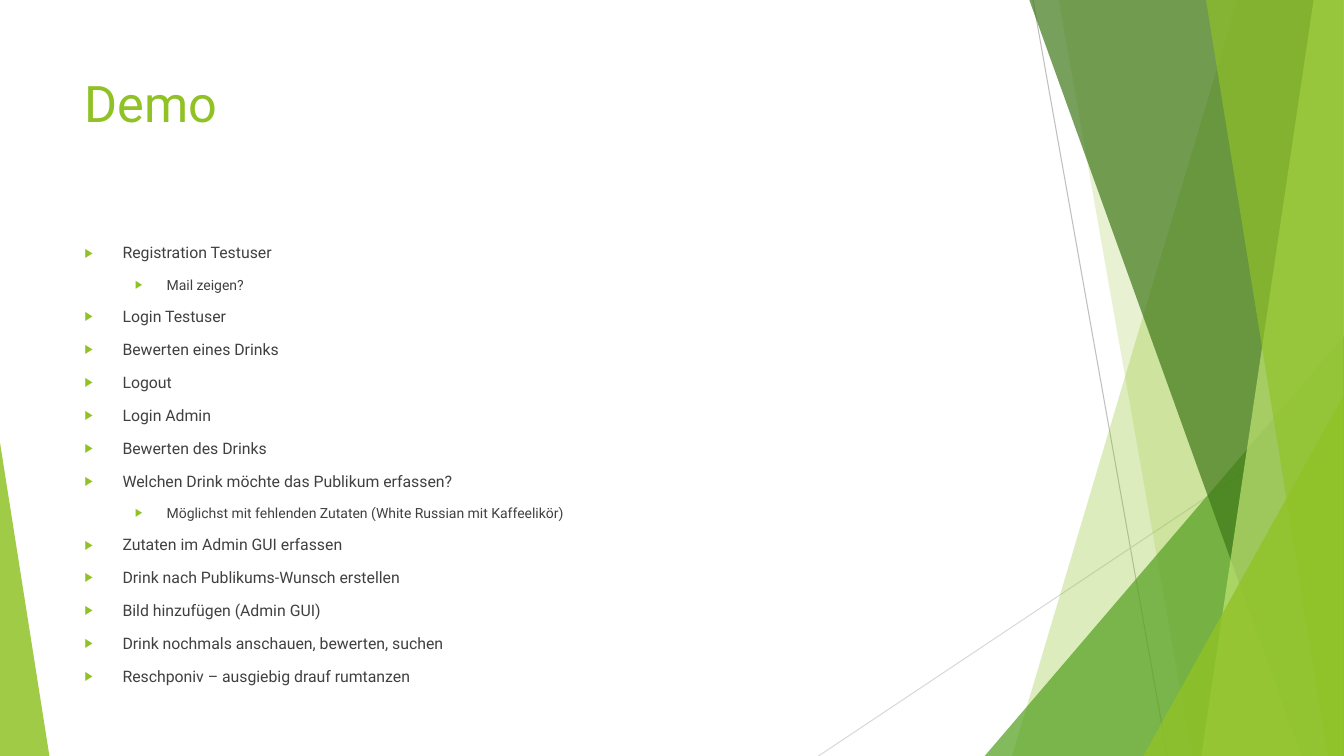
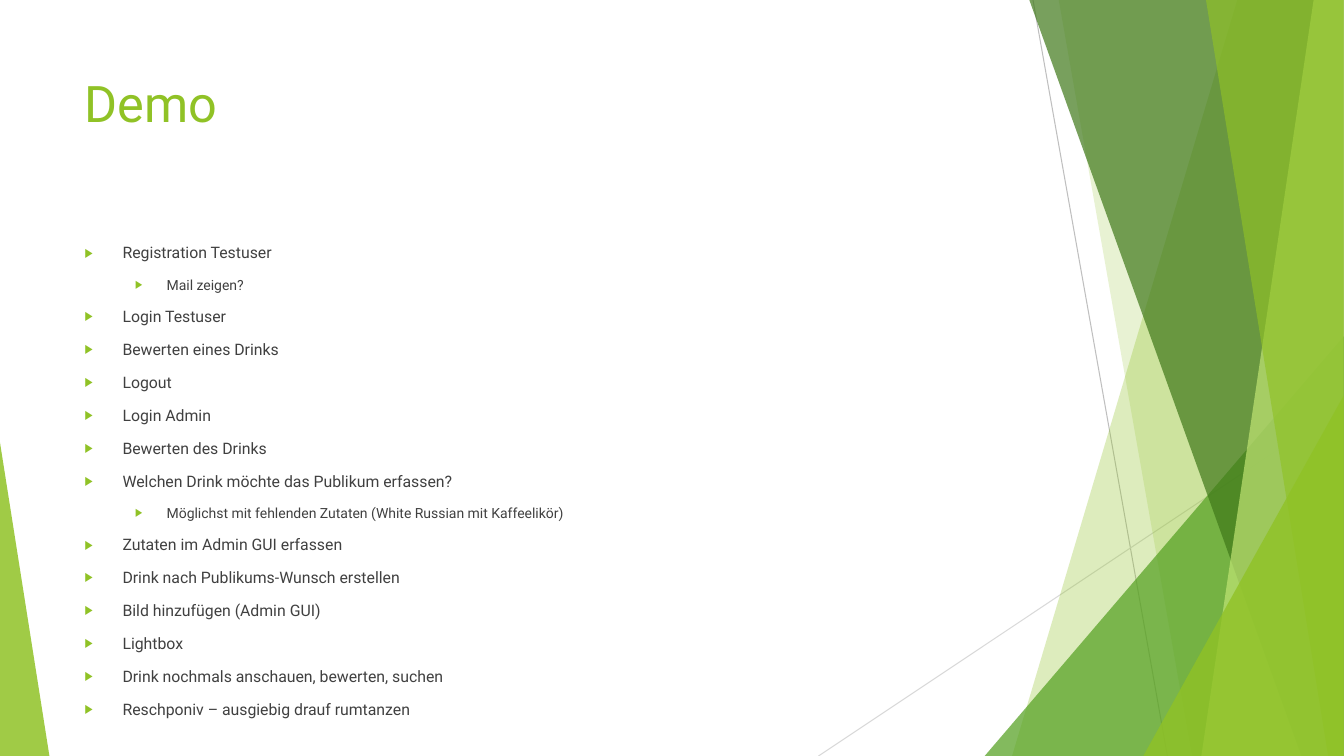
Before and after one commit to SoullessStone/Webmodul_DreamDrink, a slide deck: slide 4 of aufgaben/Präsentation.pptx. Drawn at 1344x756 pixels with LibreOffice and Linux fonts; fonts in the diff are those of the drawing. Boxes give left, top, right and bottom in pixels: in the first picture for what was removed or moved away, otherwise in the second. Text is boxed around its words. In the diff, an @@ line names an element or a change of style, - is before the commit and + after.

Commit message:
Added presentation point

```diff
--- a/aufgaben/Präsentation.pptx
+++ b/aufgaben/Präsentation.pptx
@@ text at (123, 637, 184, 653): paragraph added @@
+▶ Lightbox
```
